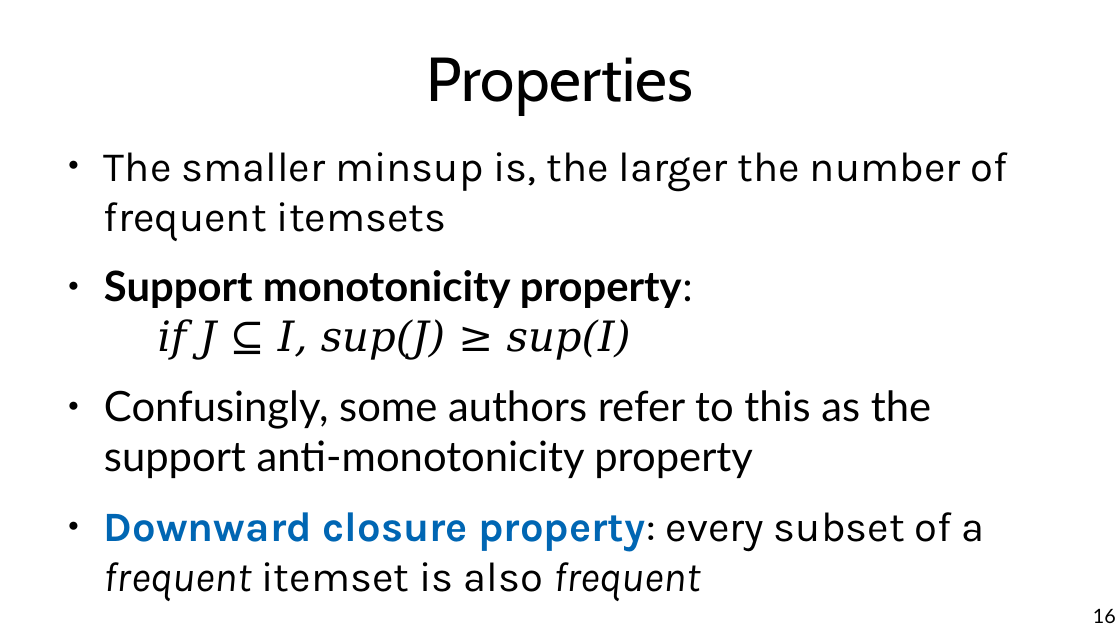
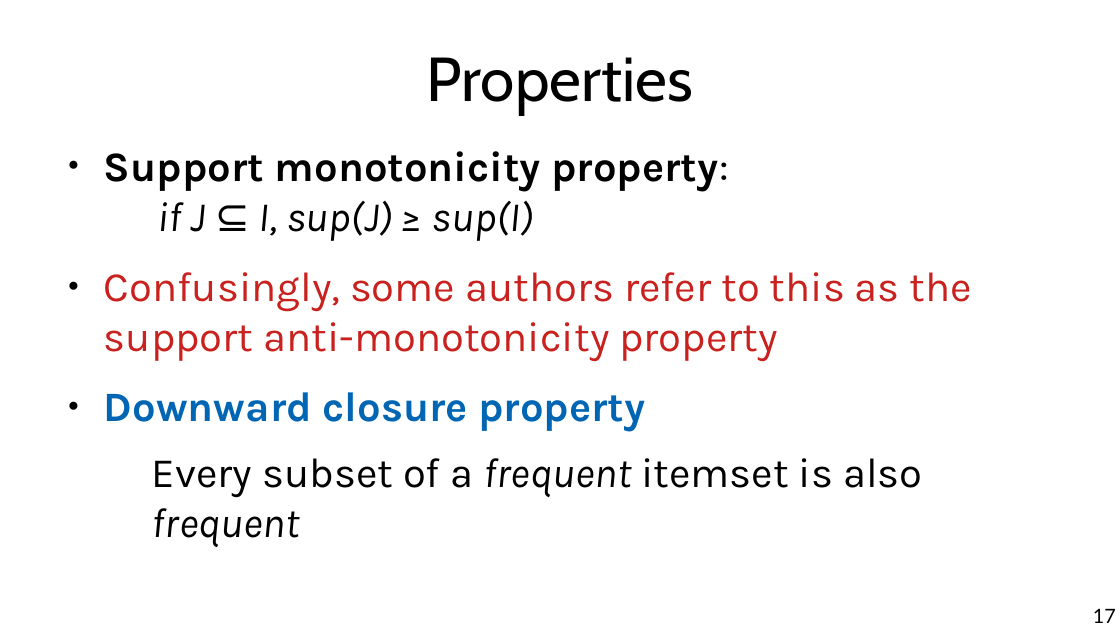
Before and after one commit to marco-calautti/data-mining-course, a slide deck: slide 17 of theory/odp/tt11_itemsets.odp (slide 16 before the commit). Drawn at 1120x630 pixels with LibreOffice and Linux fonts; fonts in the diff are those of the drawing. Boxes give left, top, right and bottom in pixels: in the first picture for what was removed or moved away, otherwise in the second. Text is boxed around its words. In the diff, an @@ line names an element or a change of style, - is before the commit and + after.

```diff
--- a/theory/odp/tt11_itemsets.odp
+++ b/theory/odp/tt11_itemsets.odp
@@ text at box(104, 152, 1008, 241): paragraph removed @@
-● The smaller minsup is, the larger the number of frequent itemsets
@@ text at box(104, 151, 972, 361): font Lato to Karla in "Support monotonicity property:", "Confusingly, some authors refer to this as ..."; font DejaVu Serif to Karla in "if J ⊆ I, sup(J) ≥ sup(I)"; text colour #000000 to #C9211E in "Confusingly, some authors refer to this as ..." @@
@@ text at box(104, 392, 922, 547): text changed @@
-● Downward closure property: every subset of a frequent itemset is also frequent
+● Downward closure property
+  Every subset of a frequent itemset is also frequent
@@ page number at box(1093, 608, 1116, 623): text changed @@
-16
+17
```
Also in this commit, not shown: 17 other slides changed, 3 slides added, 2 other files.
